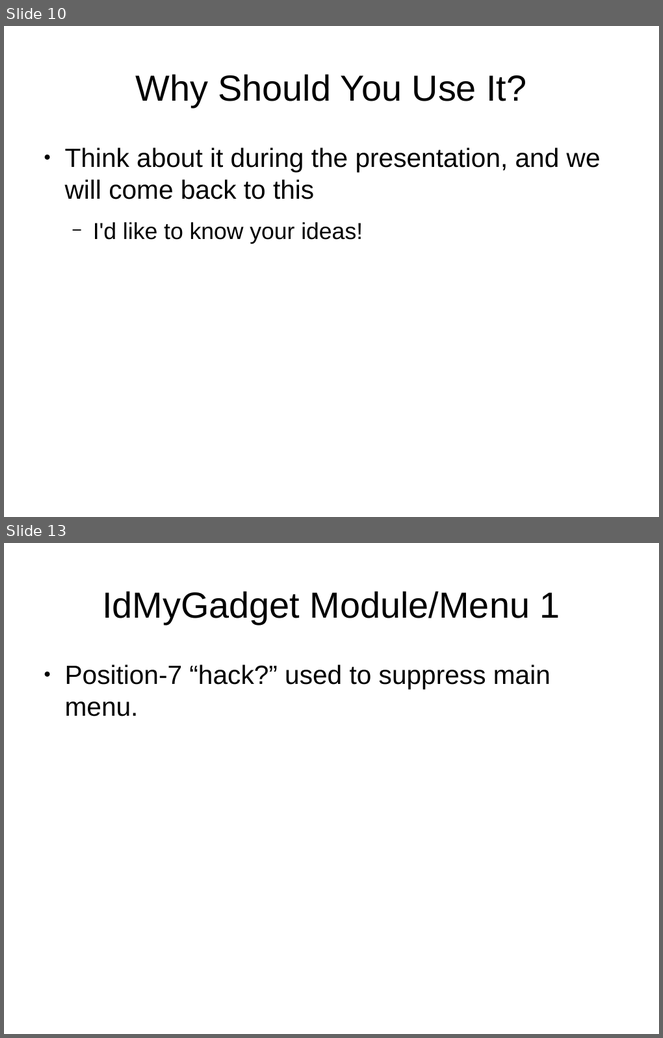
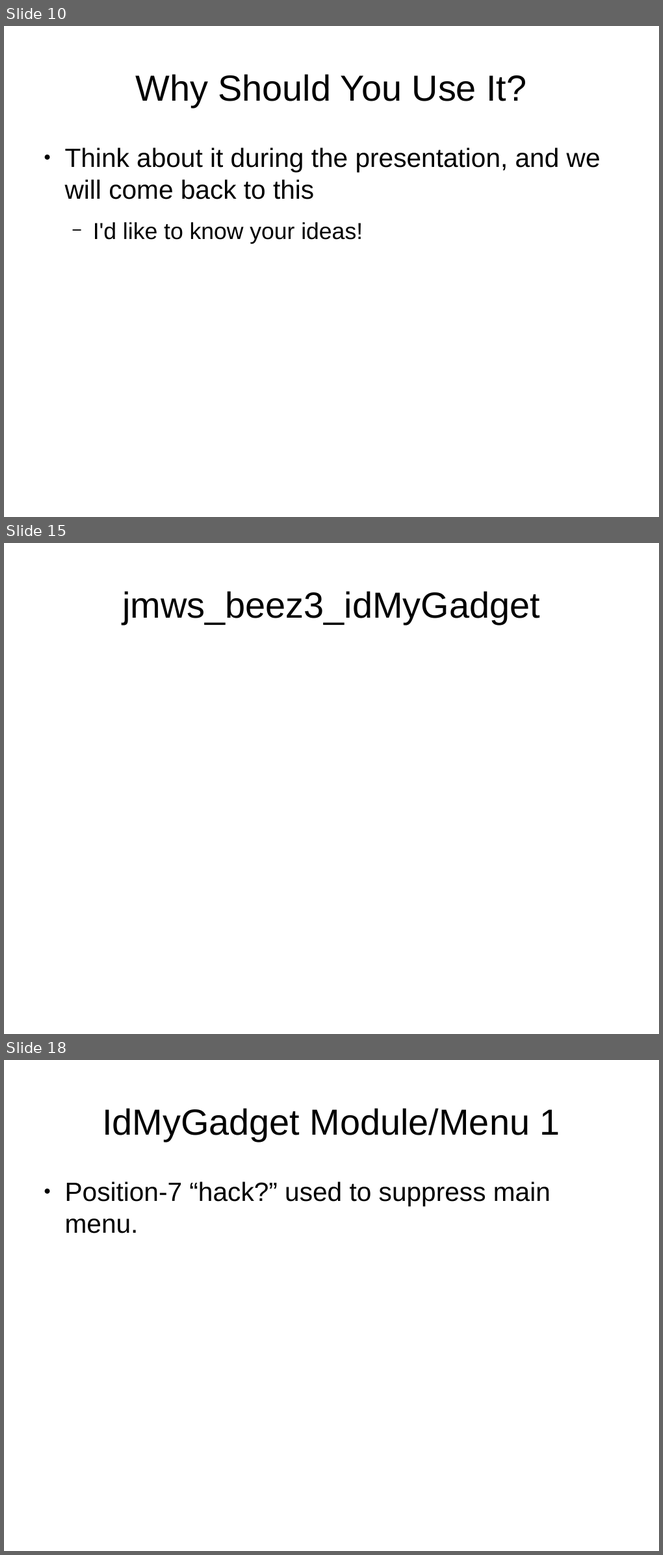
Before and after one commit to tomwhartung/jmws_accoutrements, a slide deck: presentations/2015_09-Joomla/Device_Detection-In_Protostar_and_Beez3.odp. Shown one above the other, each under a label of ours: slides 10 and 13 before the commit, slides 10, 15 and 18 after it; the slides between them are not shown. The pictures are 663x1038 and 663x1555 pixels, drawn with LibreOffice and Linux fonts; fonts in the diff are those of the drawing. Boxes give left, top, right and bottom in pixels: in the first picture for what was removed or moved away, otherwise in the second. Text is boxed around its words. In the diff, an @@ line names an element or a change of style, - is before the commit and + after.

```diff
--- a/presentations/2015_09-Joomla/Device_Detection-In_Protostar_and_Beez3.odp
+++ b/presentations/2015_09-Joomla/Device_Detection-In_Protostar_and_Beez3.odp
@@ slide 15 added at bbox=[4, 543, 659, 1034], background #FFFFFF @@
@@ title added at bbox=[122, 591, 540, 624], 44 pt, text #000000 @@
+jmws_beez3_idMyGadget
@@ what was slide 13 is now slide 18 @@
```
Also in this commit, not shown: 3 slides changed, 5 other slides added, 1 slide removed.
